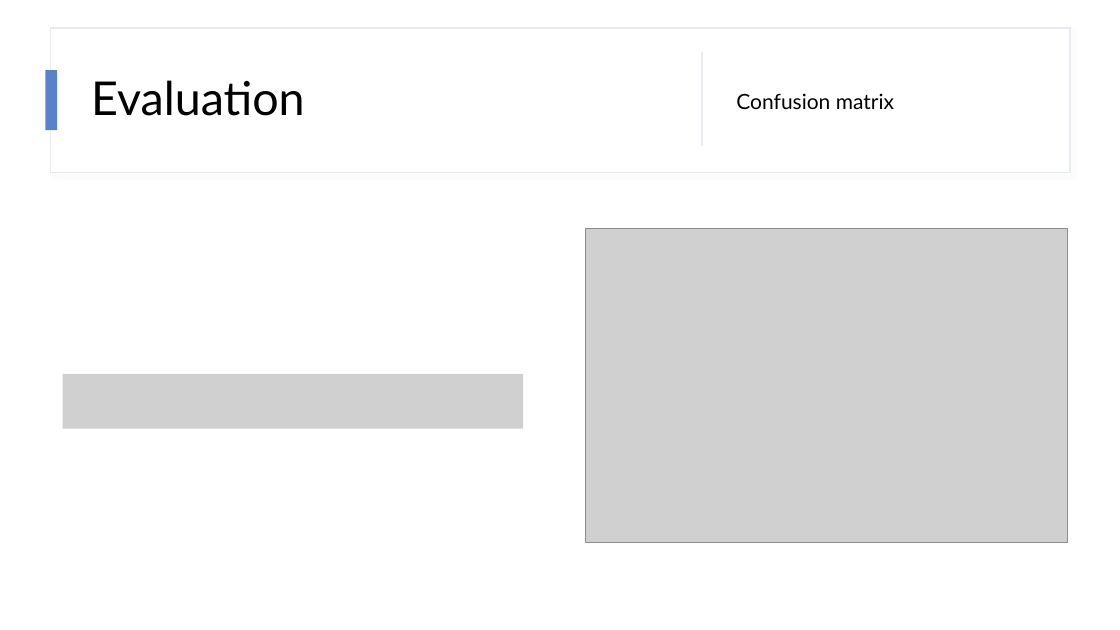
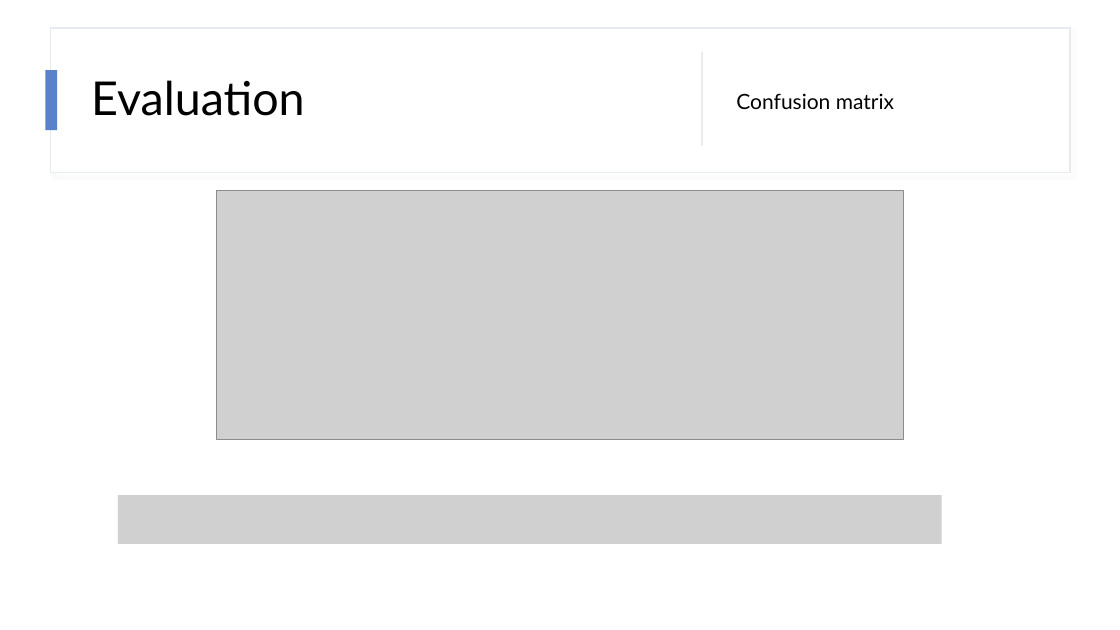
Before and after one commit to nam98nd16/Image-Classification, a slide deck: slide 23 of CIFAR-10-Image-Classification.pptx. Drawn at 1120x630 pixels with LibreOffice and Linux fonts; fonts in the diff are those of the drawing; grey boxes stand for pictures. Boxes give left, top, right and bottom in pixels: in the first picture for what was removed or moved away, otherwise in the second. Text is boxed around its words. In the diff, an @@ line names an element or a change of style, - is before the commit and + after.

Commit message:
update README, slide and add report

```diff
--- a/CIFAR-10-Image-Classification.pptx
+++ b/CIFAR-10-Image-Classification.pptx
@@ picture added at <box>217,191,904,439</box> @@
@@ picture removed at <box>586,229,1067,544</box> @@
@@ picture removed at <box>63,374,523,429</box> @@
@@ picture added at <box>118,495,942,544</box> @@
```
Also in this commit, not shown: 2 other files.
